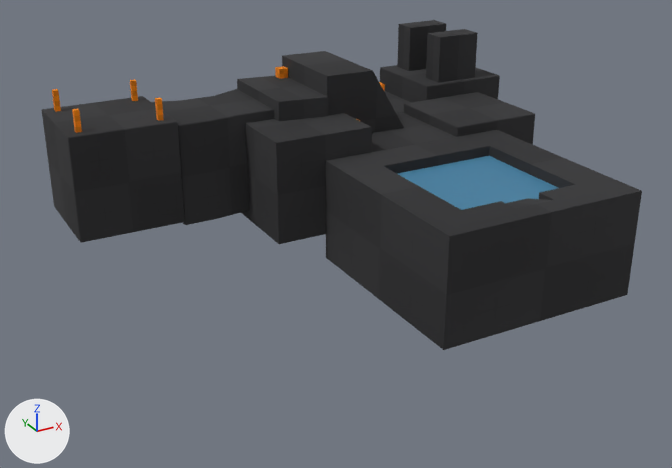
Renders of the Blender file Assets/Models/Worlds/Dev/Models/dev-scene.blend from each side of a commit.
Rendered twice from a 50 mm lens placed at (-43.7, -167.5, 49.4), pointed at (33.7, -26.6, -21.0). Every picture has the same lights, and +X, +Y and +Z are marked at lower left.
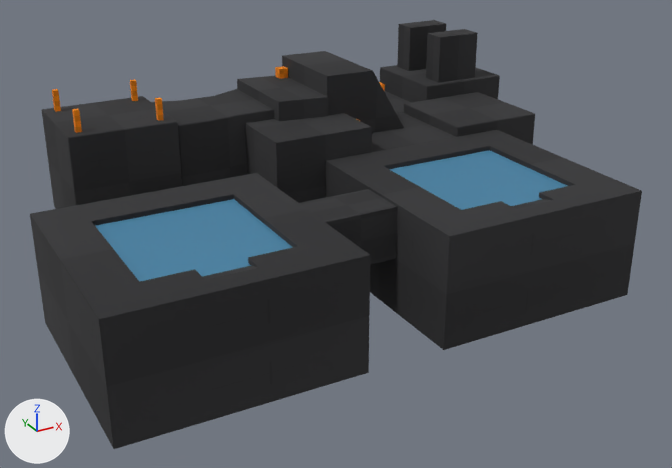
What the commit changed:
me_cube_021 is used by ob_cube_021; location (54.0, -42.0, -7.9).
me_cube_021 had 65 vertices, 62 faces and spanned x -20.0..20.0, y -20.0..20.0, z -20.0..0.0.
me_cube_021 now has 154 vertices, 136 faces and spans x -74.0..20.0, y -20.0..20.0, z -20.0..0.0.
me_cube_021 part 1: a new loose piece of 77 vertices spanning x -74.0..-34.0, y -20.0..20.0, z -20.0..0.0, in mat_darkprototypematerial01.
Part 2, on me_cube_021:
4 faces are deleted.
12 vertices are added at x -20.0..-12.2, y -4.5..3.5, z -9.1..-1.1.
6 new faces join them, smooth.
4 new faces join them.
Mesh me_cube_028 is new.
It has 8 vertices, 4 faces and spans x -7.0..7.0, y -4.0..4.0, z -4.0..4.0.
It uses material mat_darkprototypematerial01.
Object 'water' (ob_water) moves from (54.0, -42.0, -7.9) to (54.0, -42.0, -6.8).
Object 'Cube.023' (ob_cube_023) is new; it shows me_cube_028.
Its location is (27.0, -42.5, -13.0).
Its scale is (1.01, 1.0, 1.0).
It gains a SOLIDIFY modifier named 'Solidify'.
Modifier setting: thickness = 1.0.
Object 'Cube.024' (ob_cube_024) is new; it shows a copy of the mesh of ob_cube_022.
Its location is (0.0, -42.0, -7.9).
It gains a BEVEL modifier named 'Bevel'.
Modifier setting: width = 0.025.
Modifier setting: width_pct = 0.025.
Modifier setting: segments = 6.
Object 'water.001' (ob_water_001) is new; it shows a copy of the mesh of ob_water.
Its location is (0.0, -42.0, -6.8).
It gains a BEVEL modifier named 'Bevel'.
Modifier setting: width = 0.025.
Modifier setting: width_pct = 0.025.
Modifier setting: segments = 6.

What differs and where, as boxes (x1, y1, x2, y2) in the pictures (672 x 468 px):
'Cube.021', reshaped (93% wider, 45% taller)
    before: (325, 130, 642, 350)
    after: (30, 130, 642, 449)
'water.001', added
    after: (95, 199, 293, 282)
'water', moved
    before: (397, 156, 558, 210)
    after: (389, 150, 567, 210)
'Cube.023', added
    after: (299, 189, 398, 265)
'Cube.024', added
    after: (202, 266, 258, 280)
part 1 of me_cube_021, added (black)
    after: (30, 173, 370, 449)
part 2 of me_cube_021, built on
    both: (325, 161, 450, 350)
